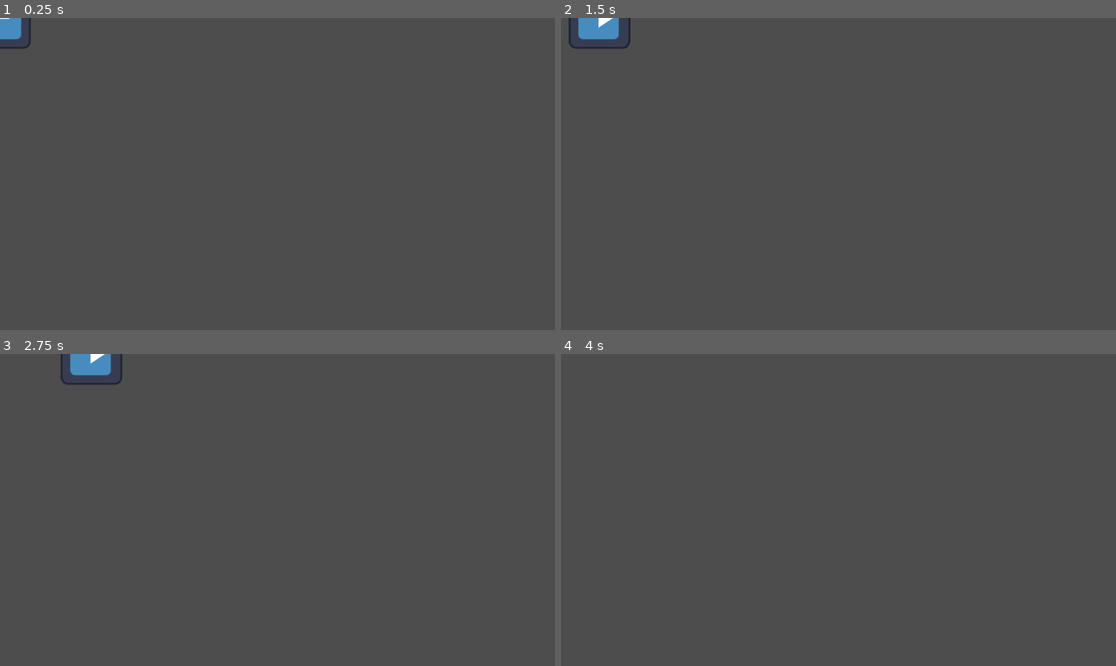
Above: before the commit, frames 1-4 (two rows, left to right).
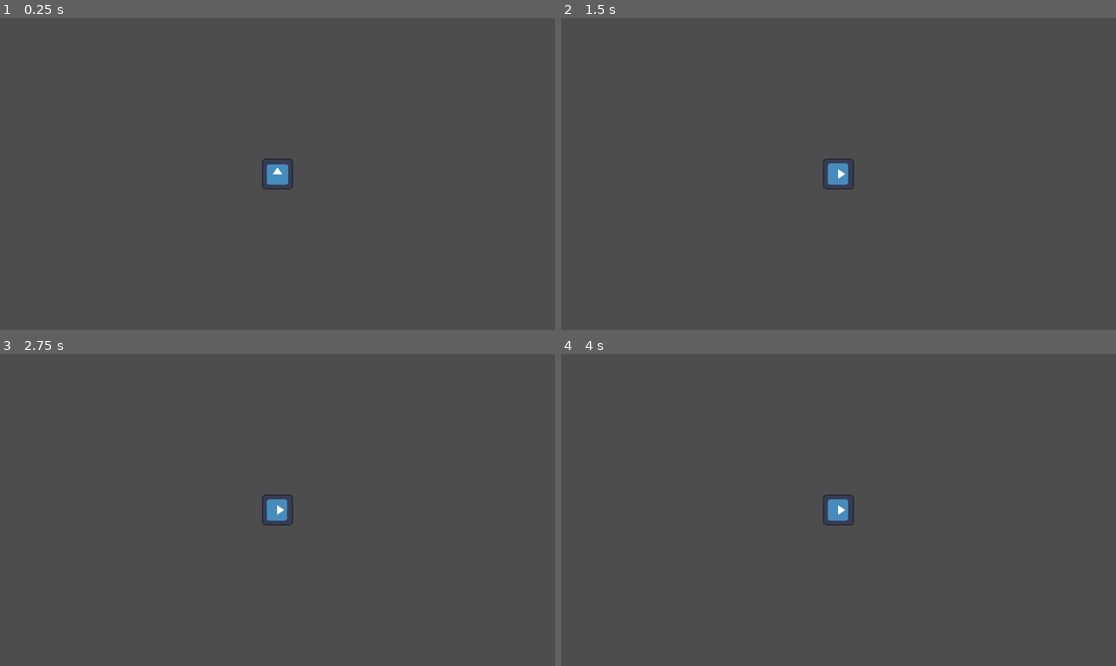
Above: after the commit, the same moments.

Repository: questionmark5482/Beat-Hunter
Game: Godot game, scene res://Scenes/stage.tscn
Two runs of this game, one before a commit and one after it. Both use one fixed random seed, a clock stepped at 60 frames per second and the inputs below. The engine's default icon, where the game draws it, is replaced by a stand-in: a white triangle on a blue panel in a dark square.
Inputs:
- Up to frame 1 (0.25 s): no input
- Up to frame 2 (1.5 s): tap Enter at 0.5 s; hold Right (ui_right) 0.53-1.28 s; hold J (attack) 0.53-1.28 s; tap Space (dance) at 0.8, 1.25, 1.35 s; hold Down (ui_down) from 1.28 s (still down)
- Up to frame 3 (2.75 s): tap K (defend) at 1.55 s; tap Enter at 2 s; release Down (ui_down) at 2.03 s; hold Right (ui_right) from 2.03 s (still down); hold K (defend) from 2.03 s (still down); tap L (dodge) at 2.3 s
- Up to frame 4 (4 s): release Right (ui_right) at 2.78 s; release K (defend) at 2.78 s; hold Up (ui_up) 2.78-3.53 s; tap L (dodge) at 2.85 s; tap J (attack) at 3.05 s; tap Space (dance) at 3.5, 3.8 s; hold Left (ui_left) from 3.53 s (still down); hold J (attack) from 3.53 s (still down)

The runs differ from the first frame. In frame 1, 0.7% of the frame differs, in the area x 0-53%, y 0-56%; in frame 2, 1.0%; in frame 3, 1.0%, in the area x 10-53%, y 0-56%; in frame 4, 0.3%.

Commit message:
123

Diff:
--- /dev/null
+++ b/Scenes/beats_manager.tscn
@@ -0,0 +1,18 @@
+[gd_scene load_steps=3 format=3 uid="uid://0mrhihhtxc8w"]
+
+[ext_resource type="Script" path="res://Scripts/BeatsManager.gd" id="1_wgd1s"]
+[ext_resource type="AudioStream" uid="uid://lj4p0o4hf8ch" path="res://Audio/Closed Hi-Hat.wav" id="2_ybrj0"]
+
+[node name="BeatsManager" type="Node2D"]
+script = ExtResource("1_wgd1s")
+
+[node name="BeatTimer" type="Timer" parent="."]
+
+[node name="SongTimer" type="Timer" parent="."]
+
+[node name="AudioStreamPlayer" type="AudioStreamPlayer" parent="."]
+stream = ExtResource("2_ybrj0")
+
+[node name="Sprite2D" type="Sprite2D" parent="."]
+
+[connection signal="timeout" from="BeatTimer" to="." method="_on_timer_timeout"]
--- /dev/null
+++ b/Scenes/player.tscn
@@ -0,0 +1,17 @@
+[gd_scene load_steps=3 format=3 uid="uid://by3j1k0kwphdg"]
+
+[ext_resource type="Script" path="res://Scripts/Player_state_machine.gd" id="1_0kxaa"]
+[ext_resource type="Texture2D" uid="uid://dcap3h1bilchx" path="res://icon.svg" id="2_6bfeq"]
+
+[node name="Player" type="CharacterBody2D"]
+script = ExtResource("1_0kxaa")
+
+[node name="PlayerSprite" type="Sprite2D" parent="."]
+texture = ExtResource("2_6bfeq")
+
+[node name="CollisionPolygon2D" type="CollisionPolygon2D" parent="."]
+scale = Vector2(60, 60)
+polygon = PackedVector2Array(1, 1, 1, -1, -1, -1, -1, 1)
+
+[node name="Camera2D" type="Camera2D" parent="."]
+zoom = Vector2(0.5, 0.5)
--- a/Scenes/stage.tscn
+++ b/Scenes/stage.tscn
@@ -1,32 +1,10 @@
-[gd_scene load_steps=5 format=3 uid="uid://ba8j456xh62iy"]
+[gd_scene load_steps=3 format=3 uid="uid://ba8j456xh62iy"]
 
-[ext_resource type="Script" path="res://Scripts/BeatsManager.gd" id="1_r2iry"]
-[ext_resource type="Script" path="res://Scripts/Player_state_machine.gd" id="2_b58qq"]
-[ext_resource type="Texture2D" uid="uid://dcap3h1bilchx" path="res://icon.svg" id="2_ft7wt"]
-[ext_resource type="AudioStream" uid="uid://lj4p0o4hf8ch" path="res://Audio/Closed Hi-Hat.wav" id="2_pdm5i"]
+[ext_resource type="PackedScene" uid="uid://0mrhihhtxc8w" path="res://Scenes/beats_manager.tscn" id="1_o6i02"]
+[ext_resource type="PackedScene" uid="uid://by3j1k0kwphdg" path="res://Scenes/player.tscn" id="3_dvebp"]
 
 [node name="Stage" type="Node2D"]
 
-[node name="BeatsManager" type="Node2D" parent="."]
-script = ExtResource("1_r2iry")
+[node name="BeatsManager" parent="." instance=ExtResource("1_o6i02")]
 
-[node name="BeatTimer" type="Timer" parent="BeatsManager"]
-
-[node name="AudioStreamPlayer" type="AudioStreamPlayer" parent="BeatsManager"]
-stream = ExtResource("2_pdm5i")
-
-[node name="Sprite2D" type="Sprite2D" parent="BeatsManager"]
-
-[node name="SongTimer" type="Timer" parent="BeatsManager"]
-
-[node name="Player" type="CharacterBody2D" parent="."]
-script = ExtResource("2_b58qq")
-
-[node name="PlayerSprite" type="Sprite2D" parent="Player"]
-texture = ExtResource("2_ft7wt")
-
-[node name="CollisionPolygon2D" type="CollisionPolygon2D" parent="Player"]
-scale = Vector2(60, 60)
-polygon = PackedVector2Array(1, 1, 1, -1, -1, -1, -1, 1)
-
-[connection signal="timeout" from="BeatsManager/BeatTimer" to="BeatsManager" method="_on_timer_timeout"]
+[node name="Player" parent="." instance=ExtResource("3_dvebp")]
--- a/Scripts/BeatsManager.gd
+++ b/Scripts/BeatsManager.gd
@@ -1,5 +1,5 @@
 extends Node2D
-var timer: Timer
+var beat_timer: Timer
 var audio_player: AudioStreamPlayer
 
 var start_time: float
@@ -8,14 +8,16 @@
 var beat_interval: float = 60/bpm
 var current_beat: int = 0
 var current_beat_time: float
+var previous_time = 0
 
 
 # Called when the node enters the scene tree for the first time.
 func _ready():
-	timer = get_child(0)
-	timer.wait_time = beat_interval
-	timer.start()
-	audio_player = get_child(1)
+	beat_timer = get_node("BeatTimer")
+	beat_timer.wait_time = beat_interval
+	beat_timer.start()
+	start_time = Time.get_unix_time_from_system()
+	audio_player = get_node("AudioStreamPlayer")
 	pass # Replace with function body.
 
 
@@ -27,5 +29,6 @@
 func _on_timer_timeout():
 	current_beat += 1
 	audio_player.play()
+	current_beat_time = Time.get_unix_time_from_system() - start_time
 #	print("Beat!")
 	pass # Replace with function body.
--- a/Scripts/Player_state_machine.gd
+++ b/Scripts/Player_state_machine.gd
@@ -72,6 +72,7 @@
 		current_substate = SUBSTATE_ATTACK
 
 func handle_dance_state_input(event):
+	# Problem is here. Attack state can ony detect attack.
 	match current_substate:
 		SUBSTATE_ATTACK:
 			handle_attack_substate_input(event)
@@ -81,16 +82,16 @@
 			handle_dodge_substate_input(event)
 
 func handle_attack_substate_input(event):
-	if event.is_action_released("attack"):
+	if event.is_action_pressed("attack"):
 		print("Dance_Attack!")
 		current_substate = SUBSTATE_DEFEND
 
 func handle_defend_substate_input(event):
-	if event.is_action_released("defend"):
+	if event.is_action_pressed("defend"):
 		print("Dance_Defend!")
 		current_substate = SUBSTATE_DODGE
 
 func handle_dodge_substate_input(event):
-	if event.is_action_released("dodge"):
+	if event.is_action_pressed("dodge"):
 		print("Dance_dodge!")
 		current_state = STATE_RUN
--- a/project.godot
+++ b/project.godot
@@ -17,6 +17,38 @@
 
 [input]
 
+ui_left={
+"deadzone": 0.5,
+"events": [Object(InputEventKey,"resource_local_to_scene":false,"resource_name":"","device":0,"window_id":0,"alt_pressed":false,"shift_pressed":false,"ctrl_pressed":false,"meta_pressed":false,"pressed":false,"keycode":4194319,"physical_keycode":4194319,"key_label":4194319,"unicode":0,"echo":false,"script":null)
+, Object(InputEventJoypadButton,"resource_local_to_scene":false,"resource_name":"","device":0,"button_index":13,"pressure":0.0,"pressed":false,"script":null)
+, Object(InputEventJoypadMotion,"resource_local_to_scene":false,"resource_name":"","device":0,"axis":0,"axis_value":-1.0,"script":null)
+, Object(InputEventKey,"resource_local_to_scene":false,"resource_name":"","device":0,"window_id":0,"alt_pressed":false,"shift_pressed":false,"ctrl_pressed":false,"meta_pressed":false,"pressed":false,"keycode":0,"physical_keycode":65,"key_label":0,"unicode":0,"echo":false,"script":null)
+]
+}
+ui_right={
+"deadzone": 0.5,
+"events": [Object(InputEventKey,"resource_local_to_scene":false,"resource_name":"","device":0,"window_id":0,"alt_pressed":false,"shift_pressed":false,"ctrl_pressed":false,"meta_pressed":false,"pressed":false,"keycode":4194321,"physical_keycode":0,"key_label":0,"unicode":0,"echo":false,"script":null)
+, Object(InputEventJoypadButton,"resource_local_to_scene":false,"resource_name":"","device":0,"button_index":14,"pressure":0.0,"pressed":false,"script":null)
+, Object(InputEventJoypadMotion,"resource_local_to_scene":false,"resource_name":"","device":0,"axis":0,"axis_value":1.0,"script":null)
+, Object(InputEventKey,"resource_local_to_scene":false,"resource_name":"","device":0,"window_id":0,"alt_pressed":false,"shift_pressed":false,"ctrl_pressed":false,"meta_pressed":false,"pressed":false,"keycode":0,"physical_keycode":68,"key_label":0,"unicode":0,"echo":false,"script":null)
+]
+}
+ui_up={
+"deadzone": 0.5,
+"events": [Object(InputEventKey,"resource_local_to_scene":false,"resource_name":"","device":0,"window_id":0,"alt_pressed":false,"shift_pressed":false,"ctrl_pressed":false,"meta_pressed":false,"pressed":false,"keycode":4194320,"physical_keycode":4194320,"key_label":4194320,"unicode":0,"echo":false,"script":null)
+, Object(InputEventJoypadButton,"resource_local_to_scene":false,"resource_name":"","device":0,"button_index":11,"pressure":0.0,"pressed":false,"script":null)
+, Object(InputEventJoypadMotion,"resource_local_to_scene":false,"resource_name":"","device":0,"axis":1,"axis_value":-1.0,"script":null)
+, Object(InputEventKey,"resource_local_to_scene":false,"resource_name":"","device":0,"window_id":0,"alt_pressed":false,"shift_pressed":false,"ctrl_pressed":false,"meta_pressed":false,"pressed":false,"keycode":0,"physical_keycode":87,"key_label":0,"unicode":0,"echo":false,"script":null)
+]
+}
+ui_down={
+"deadzone": 0.5,
+"events": [Object(InputEventKey,"resource_local_to_scene":false,"resource_name":"","device":0,"window_id":0,"alt_pressed":false,"shift_pressed":false,"ctrl_pressed":false,"meta_pressed":false,"pressed":false,"keycode":4194322,"physical_keycode":0,"key_label":0,"unicode":0,"echo":false,"script":null)
+, Object(InputEventJoypadButton,"resource_local_to_scene":false,"resource_name":"","device":0,"button_index":12,"pressure":0.0,"pressed":false,"script":null)
+, Object(InputEventJoypadMotion,"resource_local_to_scene":false,"resource_name":"","device":0,"axis":1,"axis_value":1.0,"script":null)
+, Object(InputEventKey,"resource_local_to_scene":false,"resource_name":"","device":-1,"window_id":0,"alt_pressed":false,"shift_pressed":false,"ctrl_pressed":false,"meta_pressed":false,"pressed":false,"keycode":0,"physical_keycode":83,"key_label":0,"unicode":115,"echo":false,"script":null)
+]
+}
 dance={
 "deadzone": 0.5,
 "events": [Object(InputEventKey,"resource_local_to_scene":false,"resource_name":"","device":0,"window_id":0,"alt_pressed":false,"shift_pressed":false,"ctrl_pressed":false,"meta_pressed":false,"pressed":false,"keycode":0,"physical_keycode":32,"key_label":0,"unicode":0,"echo":false,"script":null)
Not shown, changed: To-do List.txt
